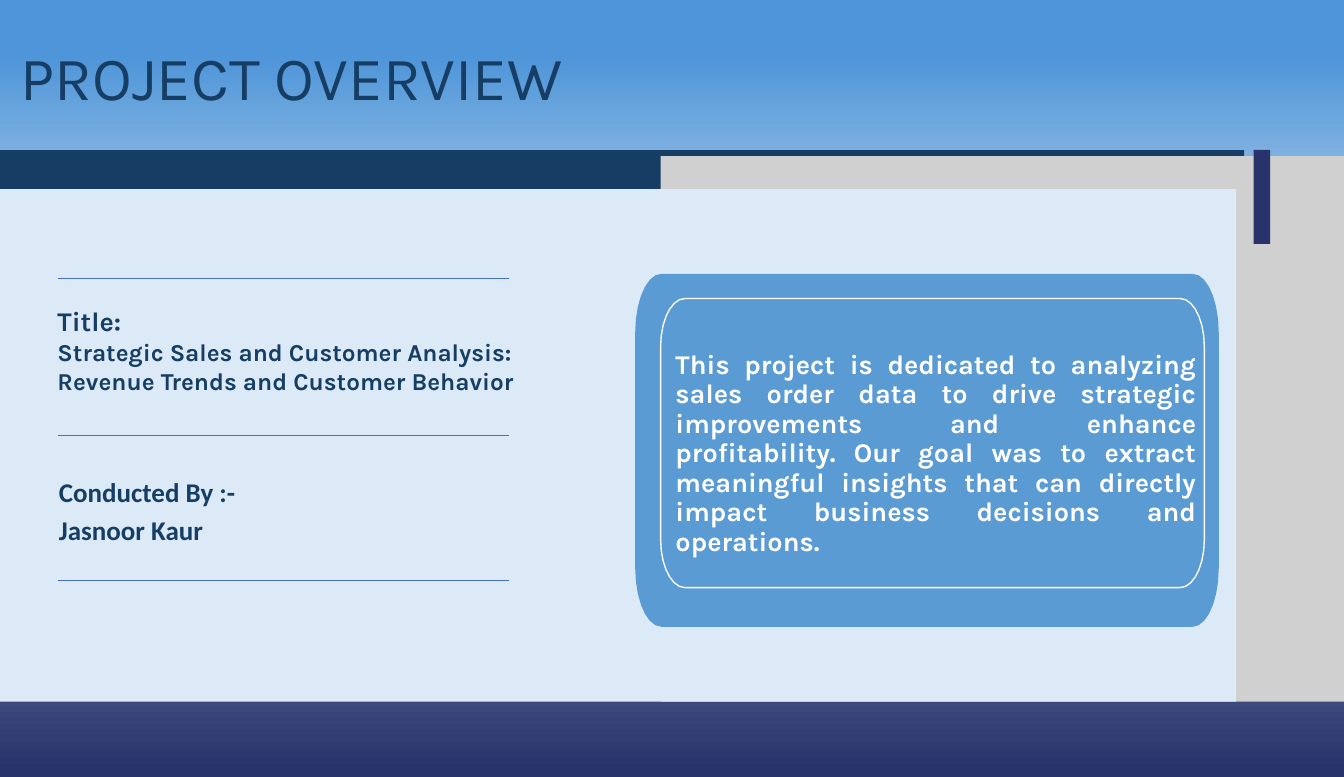
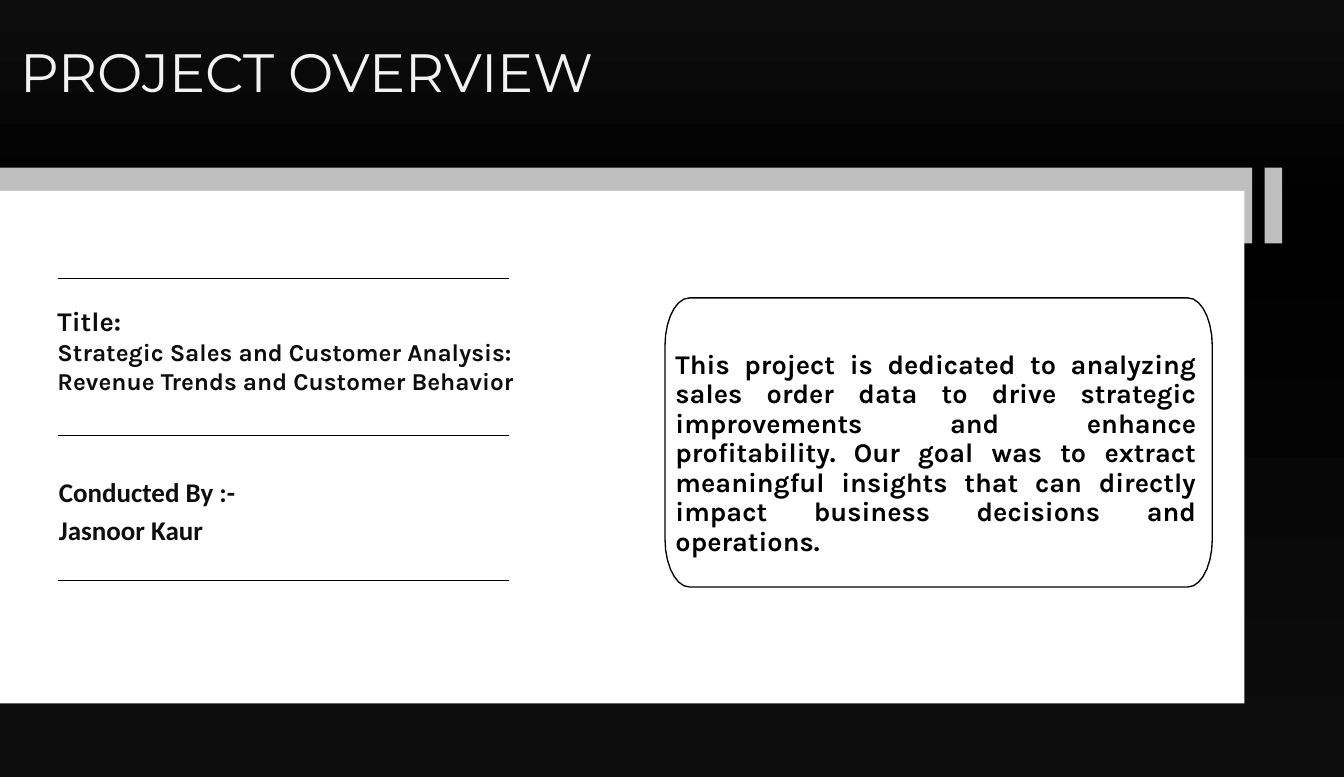
Before and after one commit to jasnoorvirk26/SuperstoreSalesAnalysis, a slide deck: slide 2 of Superstore-Analysis-Presentation.pptx. Drawn at 1344x777 pixels with LibreOffice and Linux fonts; fonts in the diff are those of the drawing; grey boxes stand for pictures. Boxes give left, top, right and bottom in pixels: in the first picture for what was removed or moved away, otherwise in the second. Text is boxed around its words. In the diff, an @@ line names an element or a change of style, - is before the commit and + after.

```diff
--- a/Superstore-Analysis-Presentation.pptx
+++ b/Superstore-Analysis-Presentation.pptx
@@ background gradient #4E95D9 to #F2F2F2 to #8B9FB2 to #28336C to gradient #0D0D0D to #000000 @@
@@ title "PROJECT OVERVIEW" at box(21, 54, 594, 93): size 45.6 to 40 pt, font Karla to Montserrat, text colour #163E64 to #F2F2F2 @@
@@ freeform shape: place and size @@
-freeform shape at box(0, 151, 1245, 245)
+freeform shape at box(0, 168, 1253, 244)
@@ freeform shape at box(0, 168, 1253, 244): fill #163E64 to #BFBFBF @@
@@ picture removed at box(661, 156, 1344, 703) @@
@@ freeform shape: place and size @@
-freeform shape at box(1254, 150, 1270, 244)
+freeform shape at box(1265, 168, 1283, 244)
@@ freeform shape at box(1265, 168, 1283, 244): fill #28336C to #BFBFBF @@
@@ freeform shape: place and size @@
-freeform shape at box(0, 190, 1237, 703)
+freeform shape at box(0, 190, 1245, 704)
@@ freeform shape at box(0, 190, 1245, 704): fill #DCEAF7 to #FFFFFF @@
@@ text "Title:" at box(57, 312, 514, 391): text colour #163E64 to #0D0D0D @@
@@ freeform shape: place and size @@
-freeform shape at box(636, 274, 1220, 628)
+freeform shape at box(639, 273, 1227, 627)
@@ freeform shape at box(639, 273, 1227, 627): fill #5B9BD4 to #FFFFFF @@
@@ freeform shape: place and size @@
-freeform shape at box(661, 298, 1205, 588)
+freeform shape at box(665, 298, 1212, 588)
@@ freeform shape at box(665, 298, 1212, 588): outline #FFFFFF 1 pt to #000000 1 pt @@
@@ text "This project is dedicated to ..." at box(675, 354, 1196, 558): text colour #FFFFFF to #000000 @@
@@ outline #4471C4 1 pt to #000000 1 pt in 3 elements at box(57, 581, 508, 581), box(57, 279, 508, 279), box(57, 435, 508, 435) @@
@@ text "Conducted By :-" at box(59, 483, 214, 541): text colour #163E64 to #0D0D0D @@
```
Also in this commit, not shown: 14 other slides changed.
